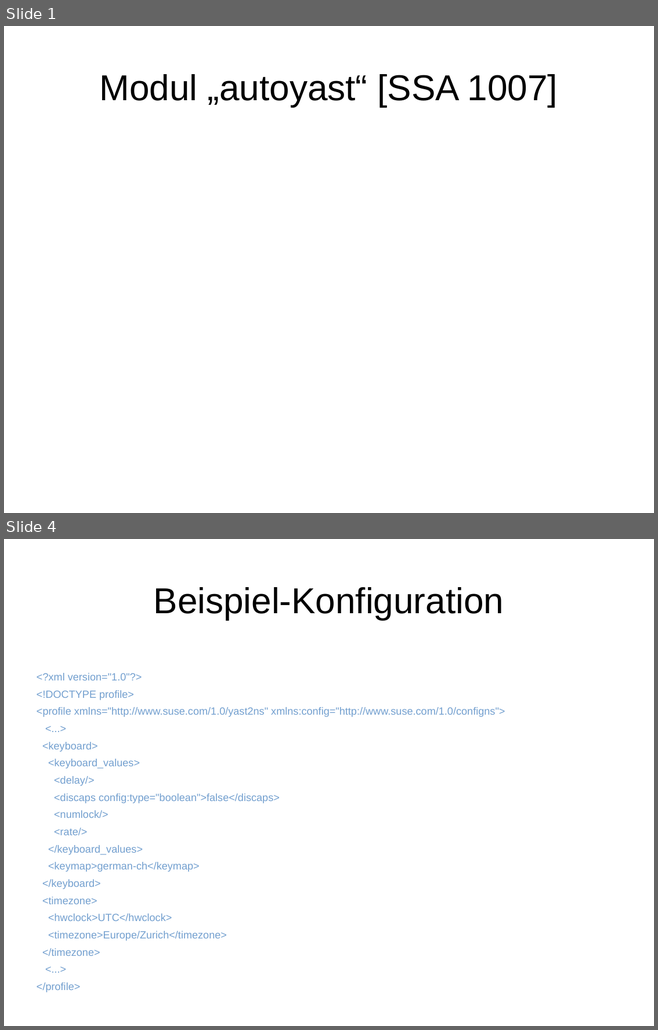
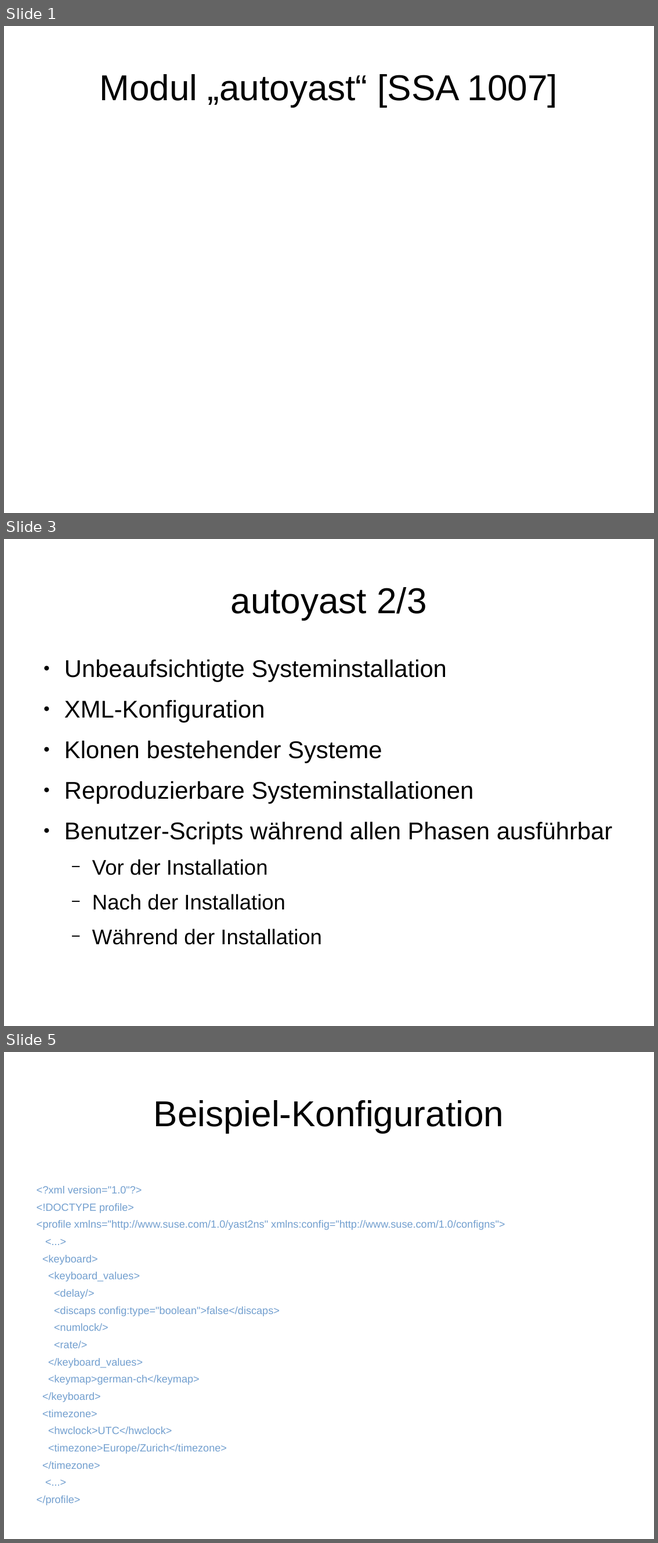
Before and after one commit to adfinis/adsy-trainings, a slide deck: SSA_SUSE-System-Administration/1007_autoyast/modul_autoyast_1007_01_slides.odp. Shown one above the other, each under a label of ours: slides 1 and 4 before the commit, slides 1, 3 and 5 after it; the slides between them are not shown. The pictures are 658x1030 and 658x1543 pixels, drawn with LibreOffice and Linux fonts; fonts in the diff are those of the drawing. Boxes give left, top, right and bottom in pixels: in the first picture for what was removed or moved away, otherwise in the second. Text is boxed around its words. In the diff, an @@ line names an element or a change of style, - is before the commit and + after.

```diff
--- a/SSA_SUSE-System-Administration/1007_autoyast/modul_autoyast_1007_01_slides.odp
+++ b/SSA_SUSE-System-Administration/1007_autoyast/modul_autoyast_1007_01_slides.odp
@@ slide 3 added at (x1=4, y1=539, x2=654, y2=1026), background #FFFFFF @@
@@ title added at (x1=231, y1=587, x2=426, y2=620), 44 pt, text #000000 @@
+autoyast 2/3
@@ text added at (x1=64, y1=659, x2=612, y2=945), 29.6 pt, text #000000 @@
+● Unbeaufsichtigte Systeminstallation
+● XML-Konfiguration
+● Klonen bestehender Systeme
+● Reproduzierbare Systeminstallationen
+● Benutzer-Scripts während allen Phasen ausführbar
+  − Vor der Installation
+  − Nach der Installation
+  − Während der Installation
@@ what was slide 4 is now slide 5 @@
```
Also in this commit, not shown: 4 slides changed, 4 other files.
